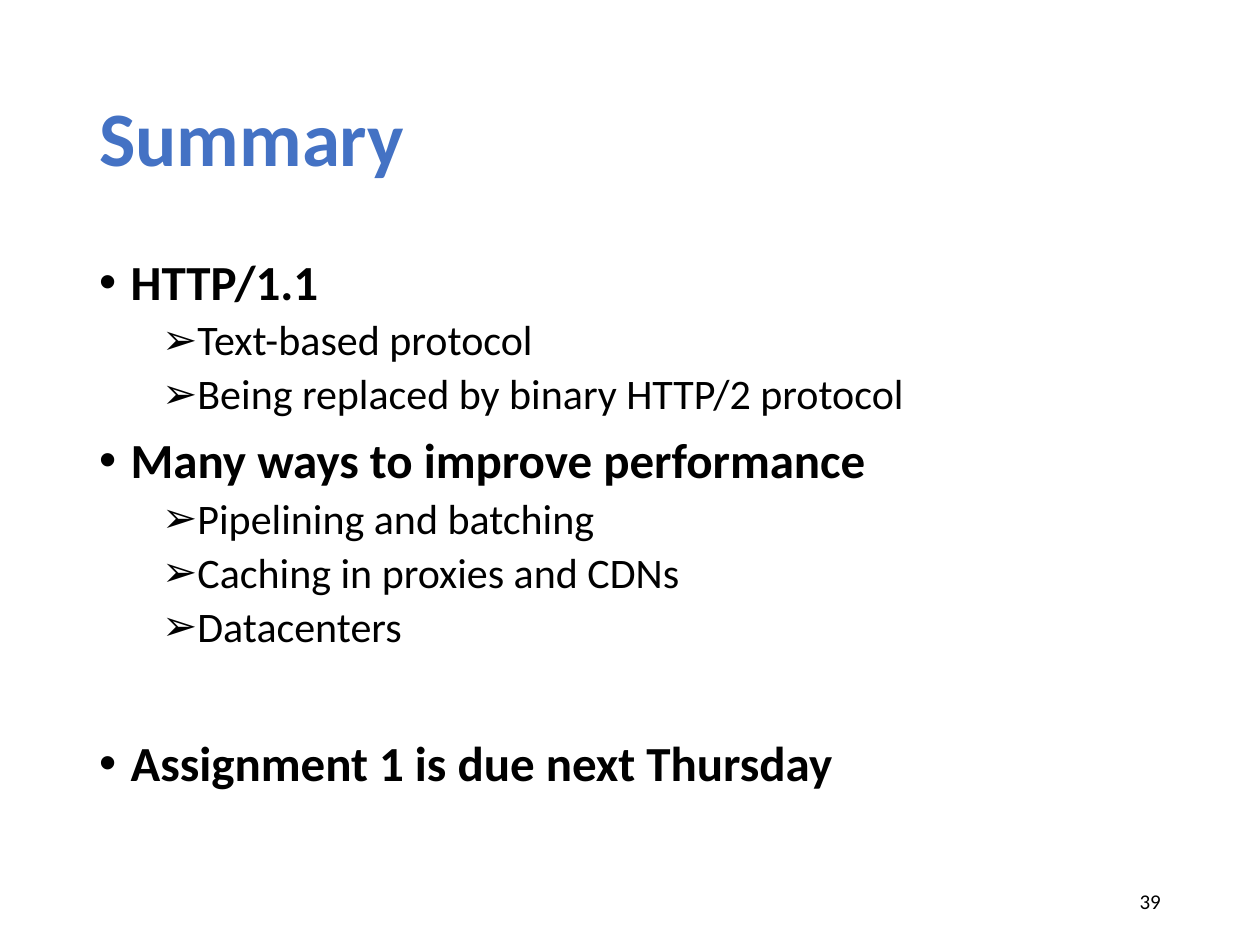
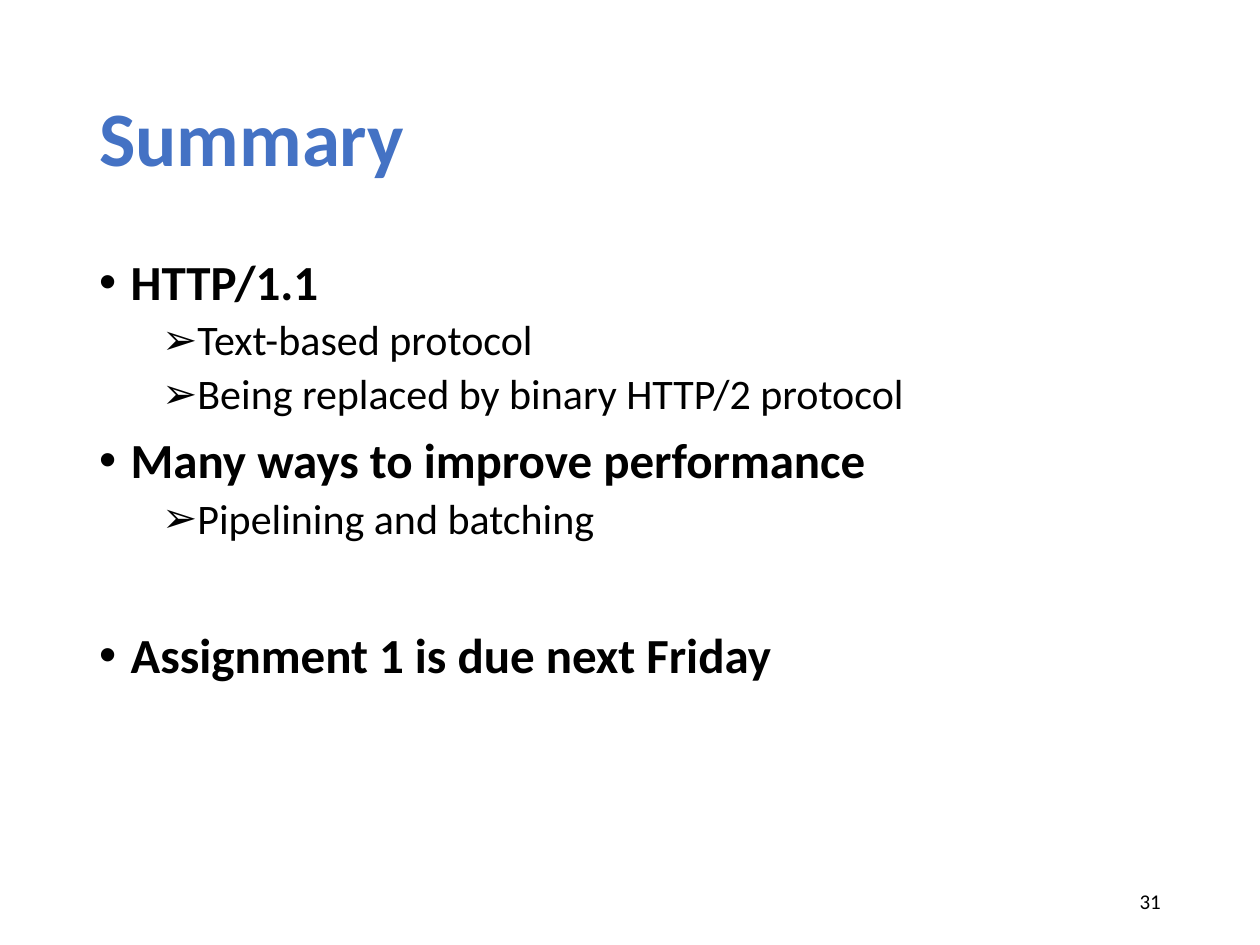
Before and after one commit to xinjin/course-net, a slide deck: slide 31 of slides/lec04_web.pptx (slide 39 before the commit). Drawn at 1260x945 pixels with LibreOffice and Linux fonts; fonts in the diff are those of the drawing. Boxes give left, top, right and bottom in pixels: in the first picture for what was removed or moved away, otherwise in the second. Text is boxed around its words. In the diff, an @@ line names an element or a change of style, - is before the commit and + after.

```diff
--- a/slides/lec04_web.pptx
+++ b/slides/lec04_web.pptx
@@ text at bbox=[131, 638, 771, 682]: text changed; size 24 to 28 pt; bold on @@
-  ➢ Caching in proxies and CDNs
-  ➢ Datacenters
-• Assignment 1 is due next Thursday
+• Assignment 1 is due next Friday
@@ page number at bbox=[1140, 895, 1161, 909]: text changed @@
-39
+31
```
Also in this commit, not shown: 4 other slides changed, 1 slide added, 9 slides removed, 2 other files.
